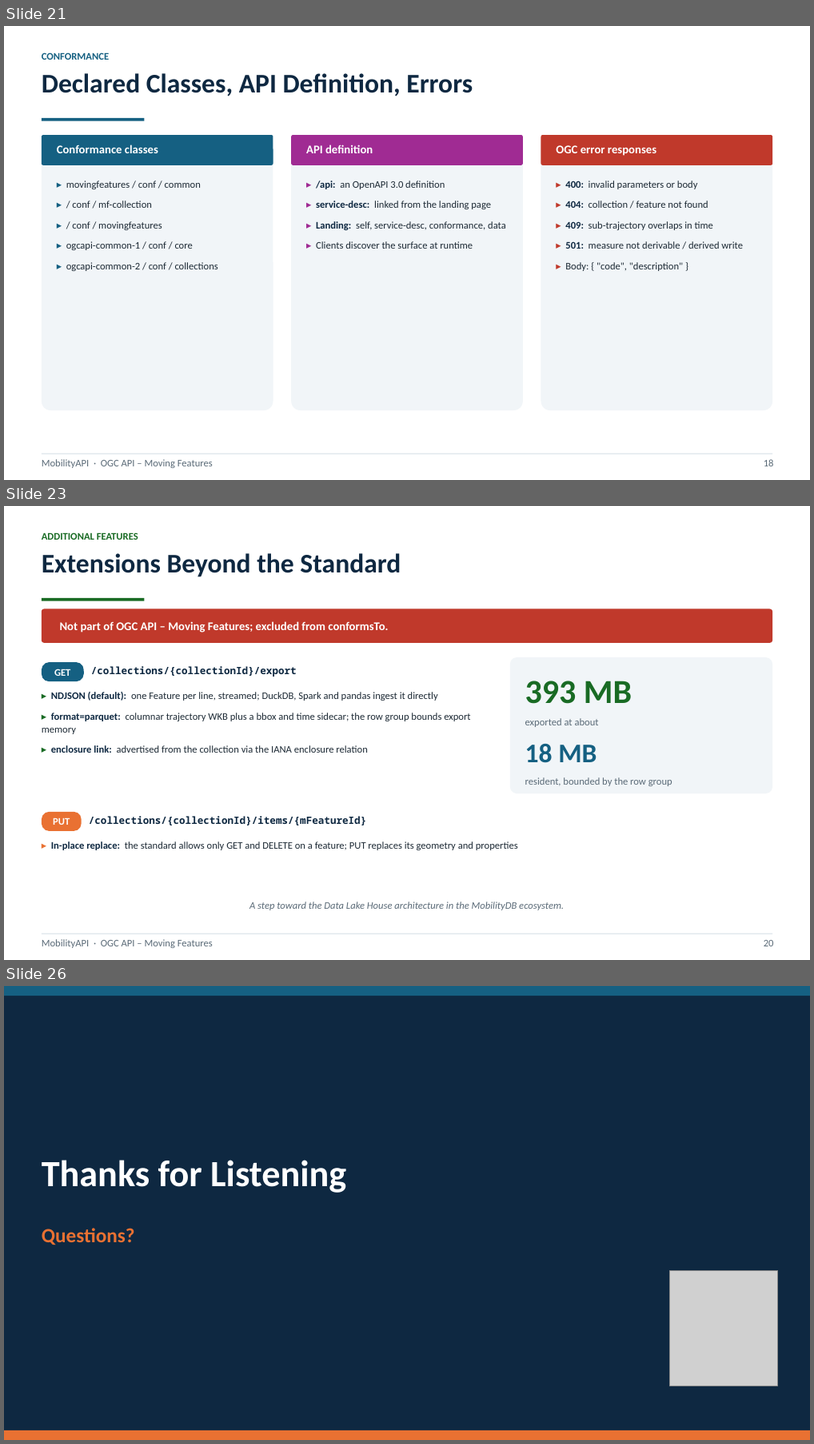
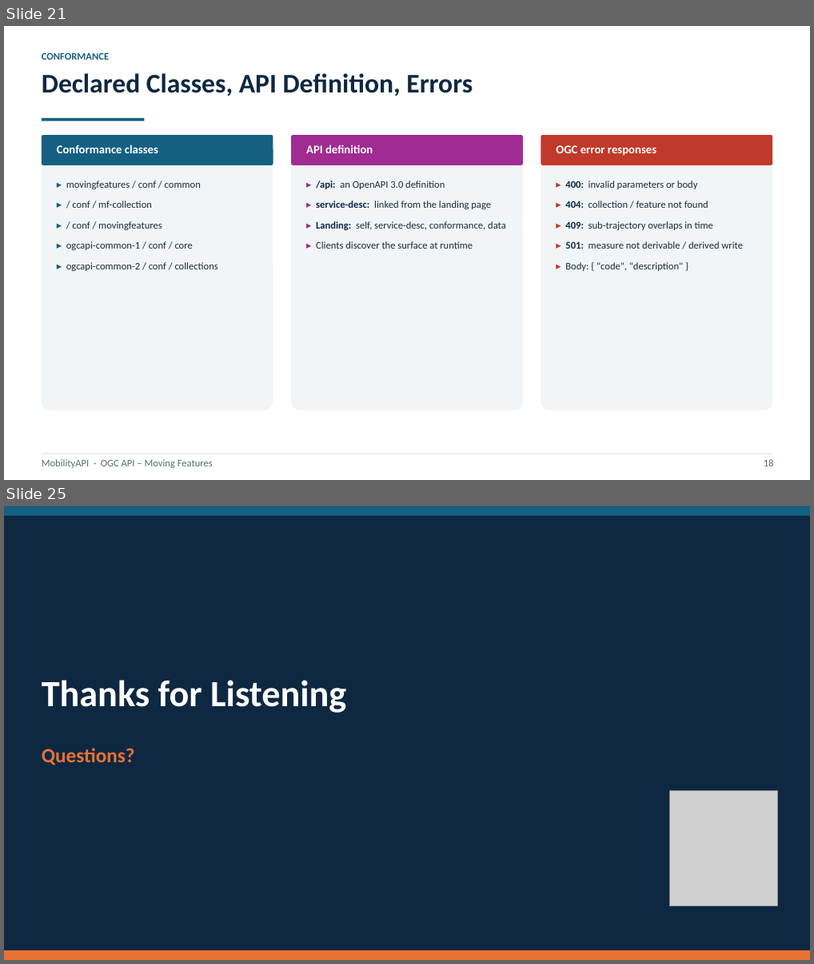
Before and after one commit to MobilityDB/MobilityAPI, a slide deck: MobilityAPIV5.pptx. Shown one above the other, each under a label of ours: slides 21, 23 and 26 before the commit, slides 21 and 25 after it; the slides between them are not shown. The pictures are 814x1444 and 814x964 pixels, drawn with LibreOffice and Linux fonts; fonts in the diff are those of the drawing; grey boxes stand for pictures. Boxes give left, top, right and bottom in pixels: in the first picture for what was removed or moved away, otherwise in the second. Text is boxed around its words. In the diff, an @@ line names an element or a change of style, - is before the commit and + after.

Commit message:
V5 deck: full standard fields on backing slide, merge scale+lakehouse, polish
Backing-model slide now lists every OGC field for the Collection and
MovingFeature resources with its provenance (stored column, derived from the
tgeompoint, from the registry, constant, or generated), in a clean two-column
layout. The scale and extensions slides merge into one Scale and the lakehouse
slide that shows the bounded-memory figure once, the standard items resource on
top, and the export and in-place replace demarcated as not in conformsTo. The
architecture NO MEOS panel becomes short bullets. Future-work tags read Planned
with no trailing periods, and the acceleration request uses its full path.

```diff
--- a/MobilityAPIV5.pptx
+++ b/MobilityAPIV5.pptx
@@ slide 23 removed at (4,506,810,960), background #FFFFFF @@
@@ text removed at (42,532,138,540) @@
-ADDITIONAL FEATURES
@@ text removed at (42,553,401,577) @@
-Extensions Beyond the Standard
@@ rectangle removed at (42,598,144,601) @@
@@ rounded rectangle removed at (42,609,773,643) @@
@@ text removed at (60,621,388,632) @@
-Not part of OGC API – Moving Features; excluded from conformsTo.
@@ rounded rectangle removed at (42,662,84,681) @@
-GET
@@ text removed at (91,666,297,676) @@
-/collections/{collectionId}/export
@@ rounded rectangle removed at (510,657,773,793) @@
@@ text removed at (42,692,470,752) @@
-▸ NDJSON (default): one Feature per line, streamed; DuckDB, Spark and pandas ingest it directly
-▸ format=parquet: columnar trajectory WKB plus a bbox and time sidecar; the row group bounds export memory
-▸ enclosure link: advertised from the collection via the IANA enclosure relation
@@ text removed at (526,680,632,704) @@
-393 MB
@@ text removed at (526,718,599,727) @@
-exported at about
@@ text removed at (526,744,597,763) @@
-18 MB
@@ text removed at (526,777,673,786) @@
-resident, bounded by the row group
@@ rounded rectangle removed at (42,812,82,831) @@
-PUT
@@ text removed at (89,816,367,825) @@
-/collections/{collectionId}/items/{mFeatureId}
@@ text removed at (51,841,518,850) @@
-▸ In-place replace: the standard allows only GET and DELETE on a feature; PUT replaces its geometry and properties
@@ text removed at (250,901,564,910) @@
-A step toward the Data Lake House architecture in the MobilityDB ecosystem.
@@ rectangle removed at (42,933,773,934) @@
@@ text removed at (42,939,213,948) @@
-MobilityAPI · OGC API – Moving Features
@@ text removed at (764,940,774,946) @@
-20
@@ what was slide 26 is now slide 25 @@
```
Also in this commit, not shown: 7 slides changed, 1 other file.
